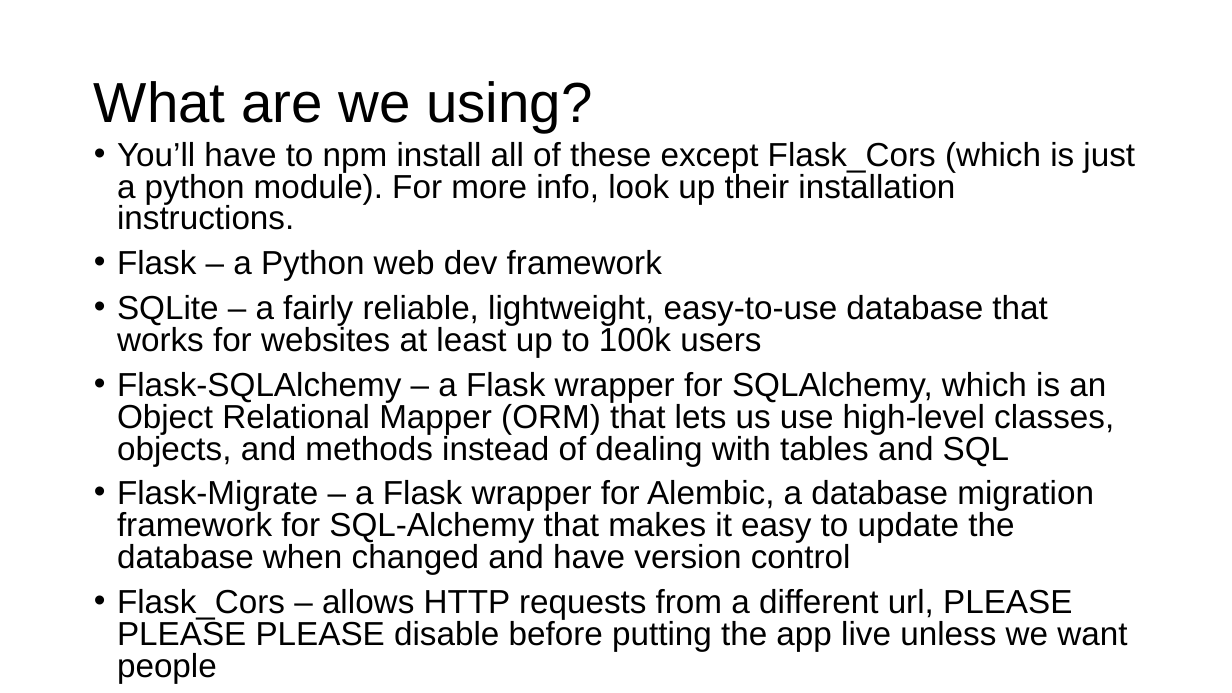
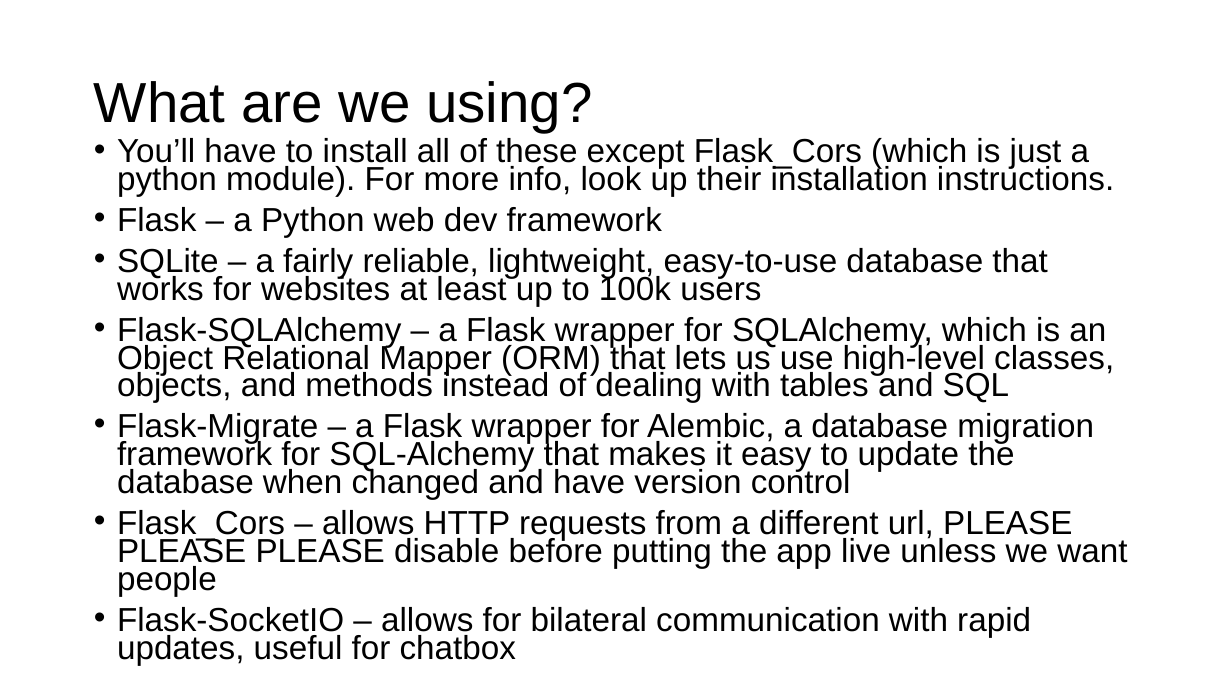
Before and after one commit to gmfk07/iu2018-backend, a slide deck: slide 2 of iu-spec-backend.pptx. Drawn at 1232x693 pixels with LibreOffice and Linux fonts; fonts in the diff are those of the drawing. Boxes give left, top, right and bottom in pixels: in the first picture for what was removed or moved away, otherwise in the second. Text is boxed around its words. In the diff, an @@ line names an element or a change of style, - is before the commit and + after.

Commit message:
Package & Initializing Socket-IO

```diff
--- a/iu-spec-backend.pptx
+++ b/iu-spec-backend.pptx
@@ text at (x1=117, y1=138, x2=1114, y2=197): text changed @@
-• You’ll have to npm install all of these except Flask_Cors (which is just a python module). For more info, look up their installation instructions.
+• You’ll have to install all of these except Flask_Cors (which is just a python module). For more info, look up their installation instructions.
@@ text at (x1=117, y1=207, x2=1127, y2=596): line spacing 0.8 to 0.7 @@
@@ text at (x1=117, y1=607, x2=1031, y2=665): paragraph added @@
+• Flask-SocketIO – allows for bilateral communication with rapid updates, useful for chatbox
```
Also in this commit, not shown: 4 other files.
